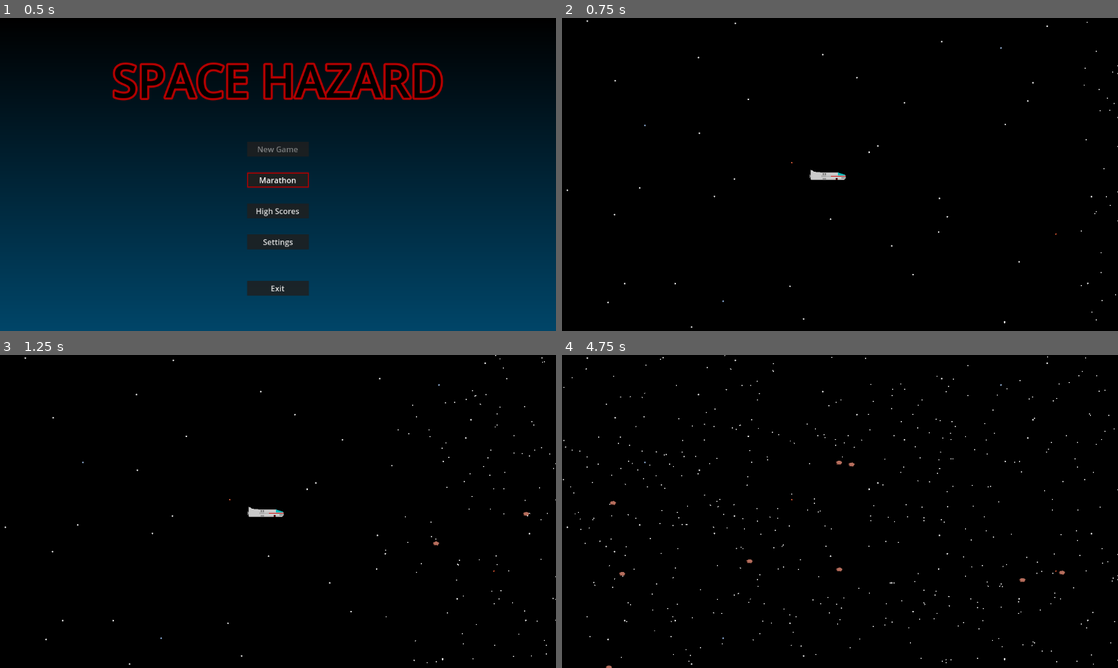
Above: before the commit, frames 1-4 (two rows, left to right).
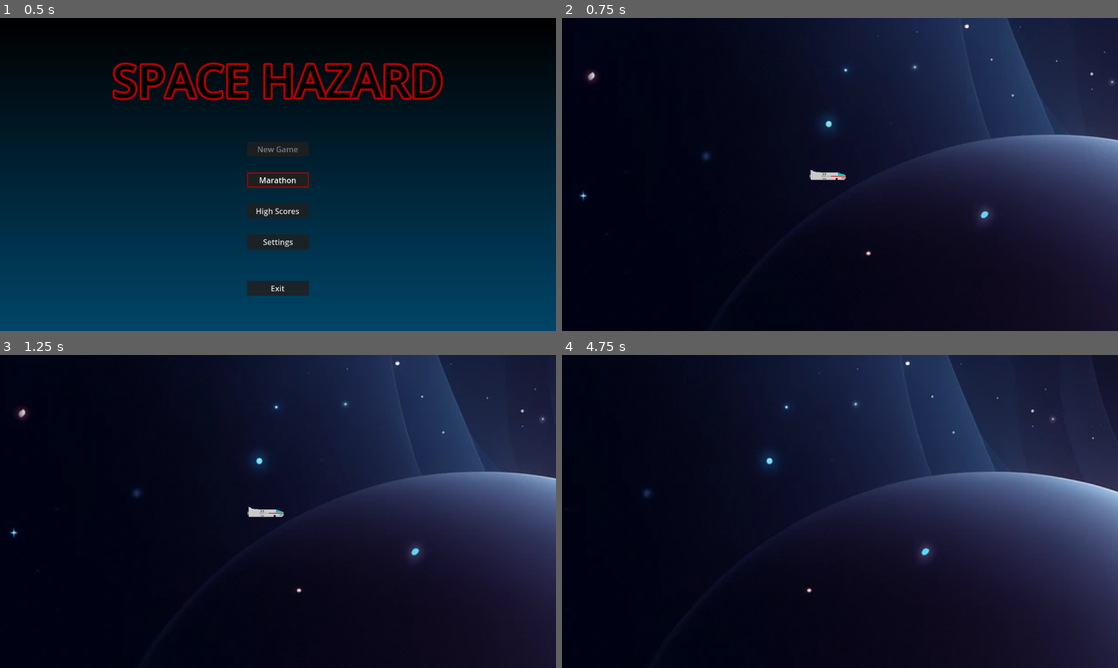
Above: after the commit, the same moments.

Repository: fractalate/space-hazard
Game: Godot game, scene res://main.tscn
Two runs of this game, one before a commit and one after it. Both use one fixed random seed, a clock stepped at 60 frames per second and the inputs below.
Inputs:
- Up to frame 1 (0.5 s): no input
- Up to frame 2 (0.75 s): click "Marathon" at 0.5 s
- Up to frame 3 (1.25 s): no input
- Up to frame 4 (4.75 s): hold Right (right) 1.28-2.03 s; hold Down (down) 2.03-2.78 s; hold Right (right) 2.78-3.53 s; hold Up (up) 3.53-4.28 s; hold Left (left) from 4.28 s (still down)

Frame 1 is identical in both runs. In frame 2, 58% of the frame differs, in the area x 0-100%, y 0-100%; in frame 3, 60%; in frame 4, 69%.

Commit message:
Starting Demo Level

Diff:
--- a/main.gd
+++ b/main.gd
@@ -3,6 +3,7 @@
 @onready var MainMenu = $MainMenu
 @onready var Background = $Background
 
+var LevelDemo = load('res://levels/level_demo/level_demo.tscn')
 var LevelTest = load('res://levels/test/level_test.tscn')
 var PlayerShip = load('res://ship/player_ship.tscn')
 
@@ -11,6 +12,12 @@
 
 func start_level_test():
 	add_child(LevelTest.instantiate())
+	var playerShip = PlayerShip.instantiate()
+	playerShip.position = Vector2(viewport_width_initial, viewport_height_initial) / 2
+	add_child(playerShip)
+
+func start_level_demo():
+	add_child(LevelDemo.instantiate())
 	var playerShip = PlayerShip.instantiate()
 	playerShip.position = Vector2(viewport_width_initial, viewport_height_initial) / 2
 	add_child(playerShip)
@@ -24,6 +31,7 @@
 	var on_menu_closed = func():
 		set_main_menu_visible(false)
 	var on_start_marathon = func():
-		start_level_test()
+		#start_level_test()
+		start_level_demo()
 	MainMenu.connect('menu_closed', on_menu_closed)
 	MainMenu.connect('start_marathon', on_start_marathon)
